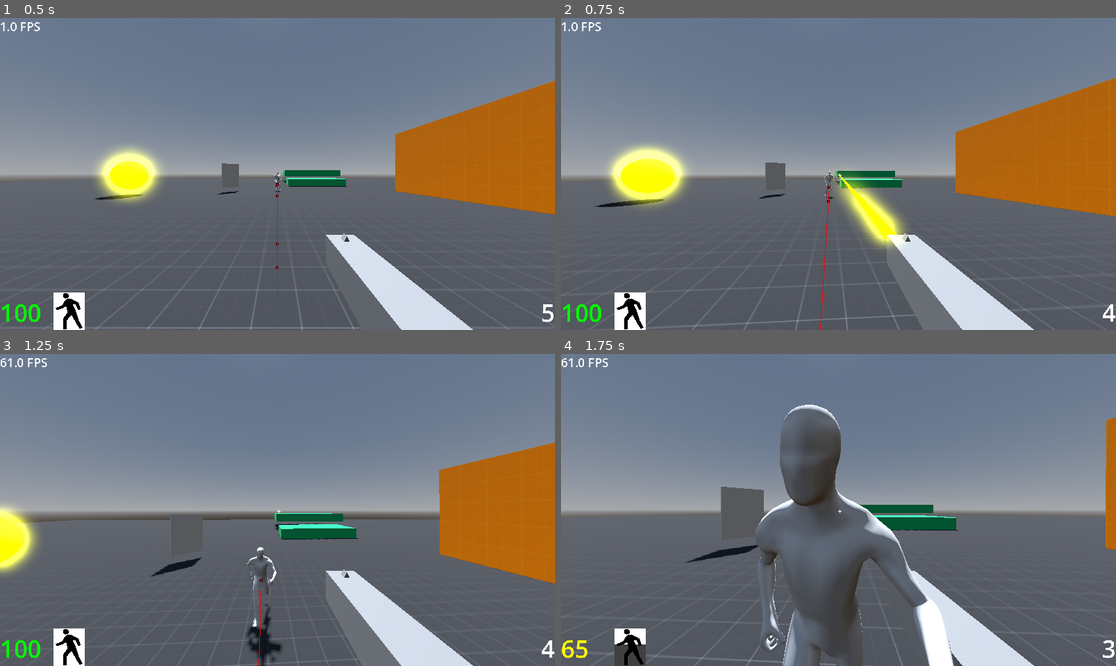
Above: before the commit, frames 1-4 (two rows, left to right).
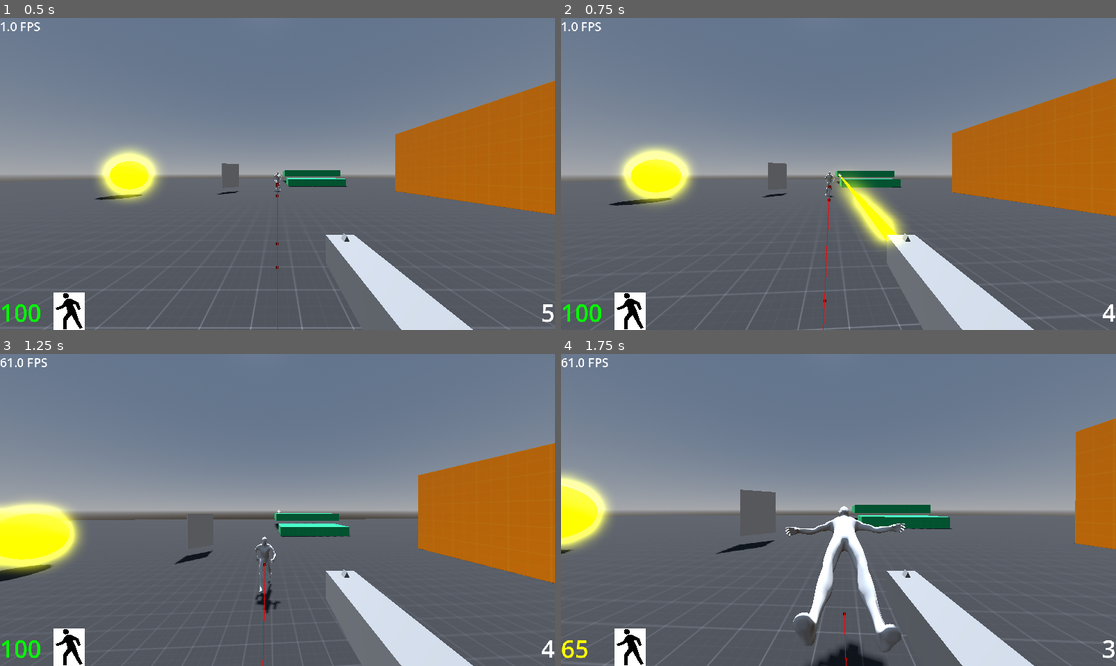
Above: after the commit, the same moments.

Repository: sam0622/fps
Game: Godot game, scene res://src/scenes/levels/testing_ground.tscn
The game is run twice, just before and just after one commit, with the same random seed, the same clock (stepped at 60 frames per second) and the same inputs.
Inputs (mouse positions are in pixels of both pictures, inside the frame that each line leads up to):
- Up to frame 1 (0.5 s): no input
- Up to frame 2 (0.75 s): move the mouse to (866, 174) at 0.52 s; hold W (moveForward) from 0.53 s (still down); hold Shift (use_ablility) from 0.53 s (still down); click (866, 174) at 0.67 s
- Up to frame 3 (1.25 s): keep holding W (moveForward); keep holding Shift (use_ablility); tap Space (Jump) at 0.77 s
- Up to frame 4 (1.75 s): keep holding W (moveForward); move the mouse to (810, 510) at 1.27 s; release Shift (use_ablility) at 1.28 s; click (810, 510) at 1.35 s; tap Space (Jump) at 1.52 s; tap Shift (use_ablility) at 1.55 s

Frame 1 is identical in both runs. In frame 2, 2.3% of the frame differs, in the area x 4-100%, y 19-100%; in frame 3, 5.4%; in frame 4, 15%, in the area x 0-100%, y 16-100%.

Commit message:
Finished sprint ability and working on dash

Diff:
--- a/project.godot
+++ b/project.godot
@@ -26,6 +26,7 @@
 
 [editor]
 
+script/templates_search_path="res://src/script_templates"
 version_control/autoload_on_startup=true
 
 [editor_plugins]
--- a/src/scenes/player.tscn
+++ b/src/scenes/player.tscn
@@ -62,8 +62,6 @@
 max_hold_time = 5.0
 has_cooldown = true
 cooldown_length = 1.0
-has_punishment_cooldown = true
-punishment_cooldown_length = 4.0
 metadata/_custom_type_script = "uid://b53fbgwk6r48q"
 
 [node name="AbilityCooldown" type="Timer" parent="Abilities"]
--- a/src/scenes/ui/hud.tscn
+++ b/src/scenes/ui/hud.tscn
@@ -8,7 +8,7 @@
 [sub_resource type="ShaderMaterial" id="ShaderMaterial_p1aga"]
 shader = ExtResource("4_p1aga")
 shader_parameter/background_color = Color(1, 1, 1, 1)
-shader_parameter/overlay_progress = 0.0
+shader_parameter/overlay_progress = 0.5
 shader_parameter/overlay_alpha = 0.75
 
 [node name="Hud" type="Control"]
--- /dev/null
+++ b/src/script_templates/Ability/ability.gd
@@ -0,0 +1,23 @@
+# meta-name: Ability template
+# meta-description: Base methods for Abilities
+# meta-default: true
+# meta-space-indent: 4
+class_name AbilityNameAbility
+extends Ability
+
+
+func _ready() -> void:
+    super()
+
+
+func _process(delta: float) -> void:
+    super(delta)
+
+
+
+func trigger() -> void:
+    super()
+
+
+func detrigger() -> void:
+    super()
--- a/src/scripts/abilities/ability.gd
+++ b/src/scripts/abilities/ability.gd
@@ -15,22 +15,21 @@
 @export var has_cooldown: bool
 ## Only relevant if [member Ability.has_cooldown] is [code]true[/code]
 @export var cooldown_length: float
-## Gives a longer cooldown if ability is fully expended, only relevant if
-## [member Ability.press_type] is set to Hold, and [member Ability.has_cooldown] is [code]true[/code]
-@export var has_punishment_cooldown: bool
-## Punishment cooldown length is added to base cooldown time
-@export var punishment_cooldown_length: float
 
 var is_active := false
 var in_use := false
 var on_cooldown := false
 var punishment := false
+var time_used := 0.0
+var overlay_start_progress: float
 
 @onready var player := get_tree().get_first_node_in_group("player") as Player
 @onready var cooldown_timer := player.get_node("Abilities/AbilityCooldown") as Timer
 @onready var use_timer := player.get_node("Abilities/AbilityUseTime") as Timer
 
 #endregion
+
+#region Basic Overrides
 
 
 func _ready() -> void:
@@ -41,16 +40,21 @@
 
 
 func _process(_delta: float) -> void:
-	#if Engine.get_frames_drawn() % 20 == 0:
-	#	print("\n\nIs active: %s" % is_active)
-	#	print("In use: %s" % in_use)
-	#	print("On cooldown %s:" % on_cooldown)
-	#	print("Cooldown remaining: %s" % cooldown_timer.time_left)
-	#	print("Use time remaining: %s" % use_timer.time_left)
 	if on_cooldown:
-		player.hud.overlay_progress = cooldown_timer.time_left / cooldown_timer.wait_time
+		if press_type == KeyPressType.HOLD:
+			var t := 1.0 - (cooldown_timer.time_left / cooldown_timer.wait_time)
+			player.hud.overlay_progress = lerp(overlay_start_progress, 0.0, t)
+		else:
+			player.hud.overlay_progress = cooldown_timer.time_left / cooldown_timer.wait_time
+	elif in_use and press_type == KeyPressType.HOLD:
+		player.hud.overlay_progress = (
+			(use_timer.wait_time - use_timer.time_left) / use_timer.wait_time
+		)
 	else:
-		player.hud.overlay_progress = 0.0
+		player.hud.overlay_progress = 0
+
+
+#endregion
 
 #region Triggering
 
@@ -59,7 +63,9 @@
 	if is_active and not on_cooldown:
 		if event.is_action_pressed("use_ablility"):
 			trigger()
-		elif event.is_action_released("use_ablility") and press_type == KeyPressType.HOLD and in_use:
+		elif (
+			event.is_action_released("use_ablility") and press_type == KeyPressType.HOLD and in_use
+		):
 			detrigger()
 
 
@@ -71,15 +77,23 @@
 
 func detrigger() -> void:
 	in_use = false
-	use_timer.stop()
-	cooldown_timer.start(
-			cooldown_length + punishment_cooldown_length if punishment
-			else cooldown_length
-	)
+	var cooldown_time: float
+	if press_type == KeyPressType.HOLD:
+		var time_used := use_timer.wait_time - use_timer.time_left
+		# Figure out where to start cooldown
+		overlay_start_progress = (use_timer.wait_time - use_timer.time_left) / use_timer.wait_time
+		use_timer.stop()
+
+		# Figure out cooldown time
+		cooldown_time = overlay_start_progress * use_timer.wait_time
+
+	cooldown_timer.start(cooldown_length if press_type == KeyPressType.TAP else cooldown_time)
 	on_cooldown = true
 
 
 #endregion
+
+#region Signals
 
 
 func _on_ability_cooldown_timeout() -> void:
@@ -91,3 +105,5 @@
 	on_cooldown = true
 	punishment = true
 	detrigger()
+
+#endregion
--- /dev/null
+++ b/src/scripts/abilities/dash.gd
@@ -0,0 +1,19 @@
+class_name AbilityName
+extends Ability
+
+
+func _ready() -> void:
+	pass
+
+
+func _process(delta: float) -> void:
+	pass
+
+
+
+func trigger() -> void:
+	super()
+
+
+func detrigger() -> void:
+	super()
--- a/src/scripts/abilities/sprint.gd
+++ b/src/scripts/abilities/sprint.gd
@@ -2,6 +2,8 @@
 extends Ability
 
 @export var sprint_speed_modifier := 3.5
+
+var going_forward := false
 
 @onready var player_base_speed := player.speed
 
@@ -10,9 +12,15 @@
 	super()
 
 
+func _process(delta: float) -> void:
+	super(delta)
+	going_forward = Input.is_action_pressed("moveForward") and not Input.is_action_pressed("moveBackward")
+	if not going_forward and in_use:
+		detrigger()
+
+
 func trigger() -> void:
-	var dir := Input.get_vector("moveLeft", "moveRight", "moveForward", "moveBackward")
-	if dir == Vector2(0.0, -1.0):
+	if going_forward:
 		super()
 		player.speed = player_base_speed + sprint_speed_modifier
 
--- a/src/scripts/player.gd
+++ b/src/scripts/player.gd
@@ -16,7 +16,7 @@
 var current_gun: Gun  ## The currently equipped [Gun].
 
 @onready var camera := get_viewport().get_camera_3d()
-@onready var hud := $%HUD ## The player's HUD.
+@onready var hud := $%HUD  ## The player's HUD.
 @onready var gun_marker := get_node("%GunMarker") as Marker3D  ## Indicates where the gun model should be.
 @onready var throw_marker := get_node("%ThrowMarker") as Marker3D  ## Indicates where a thrown gun should be spawned from.
 @onready var ray := get_node("%RayCast3D") as RayCast3D  ## A [RayCast3D] coming out of the player's head, used to register gunshot hits.
@@ -39,7 +39,6 @@
 
 ## Handles gravity, jumping and movement input.
 func _physics_process(delta: float) -> void:
-
 	# Add the gravity.
 	if not is_on_floor():
 		velocity.y -= GameManager.gravity * delta
@@ -49,7 +48,6 @@
 		velocity.y = JUMP_VELOCITY
 	# Get the input direction and handle the movement/deceleration.
 	var input_dir := Input.get_vector("moveLeft", "moveRight", "moveForward", "moveBackward")
-	print(input_dir)
 	var direction := (transform.basis * Vector3(input_dir.x, 0, input_dir.y)).normalized()
 	if direction:
 		velocity.x = direction.x * speed
--- a/src/scripts/ui/hud.gd
+++ b/src/scripts/ui/hud.gd
@@ -8,7 +8,9 @@
 @export var show_fps := false
 @onready var player := get_tree().get_first_node_in_group("player") as Player
 
-var overlay_progress := 0.0: set = set_overlay_progress
+var overlay_progress := 0.0:
+	set = set_overlay_progress
+
 
 func _ready() -> void:
 	$FPSLabel.visible = show_fps
Not shown, added: src/script_templates/.gdignore
Not shown, added: src/script_templates/Ability/ability.gd.uid
Not shown, added: src/scripts/abilities/dash.gd.uid
Not shown, changed: .DS_Store
Not shown, added: src/.DS_Store
Not shown, added: src/script_templates/.DS_Store
